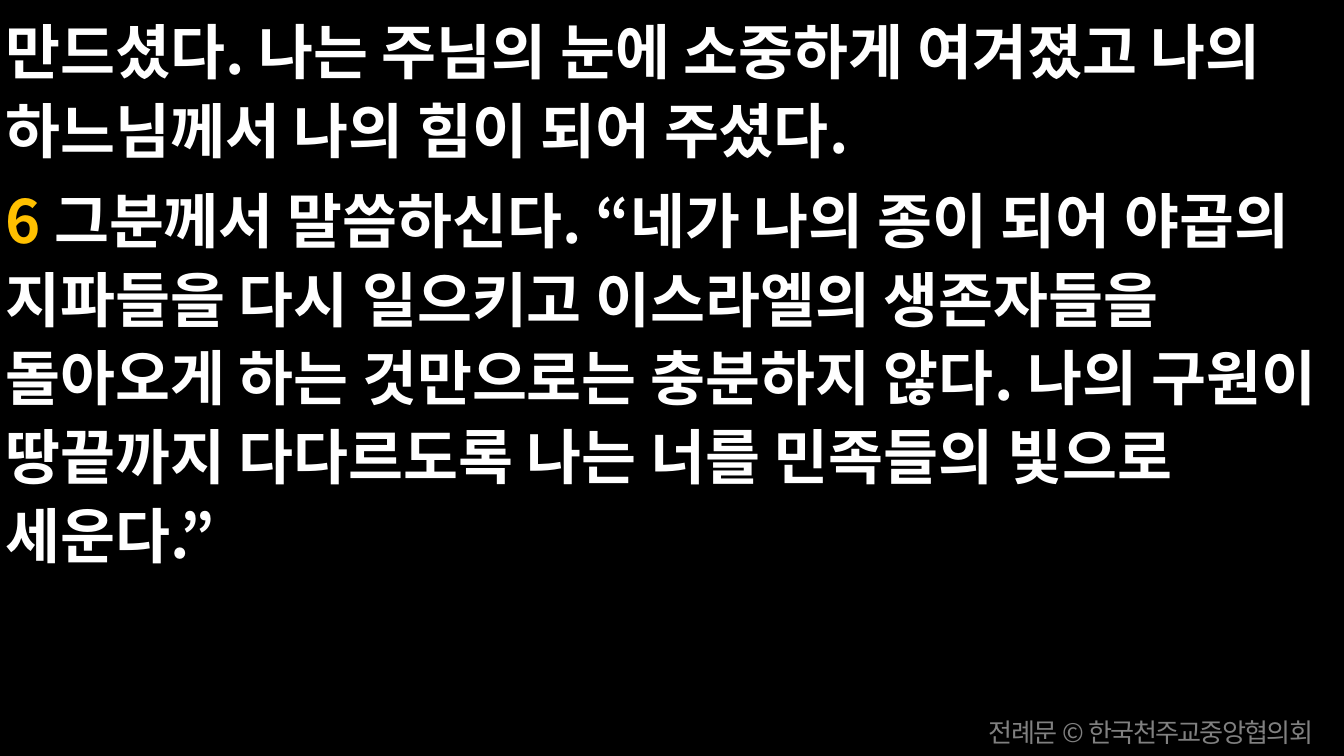
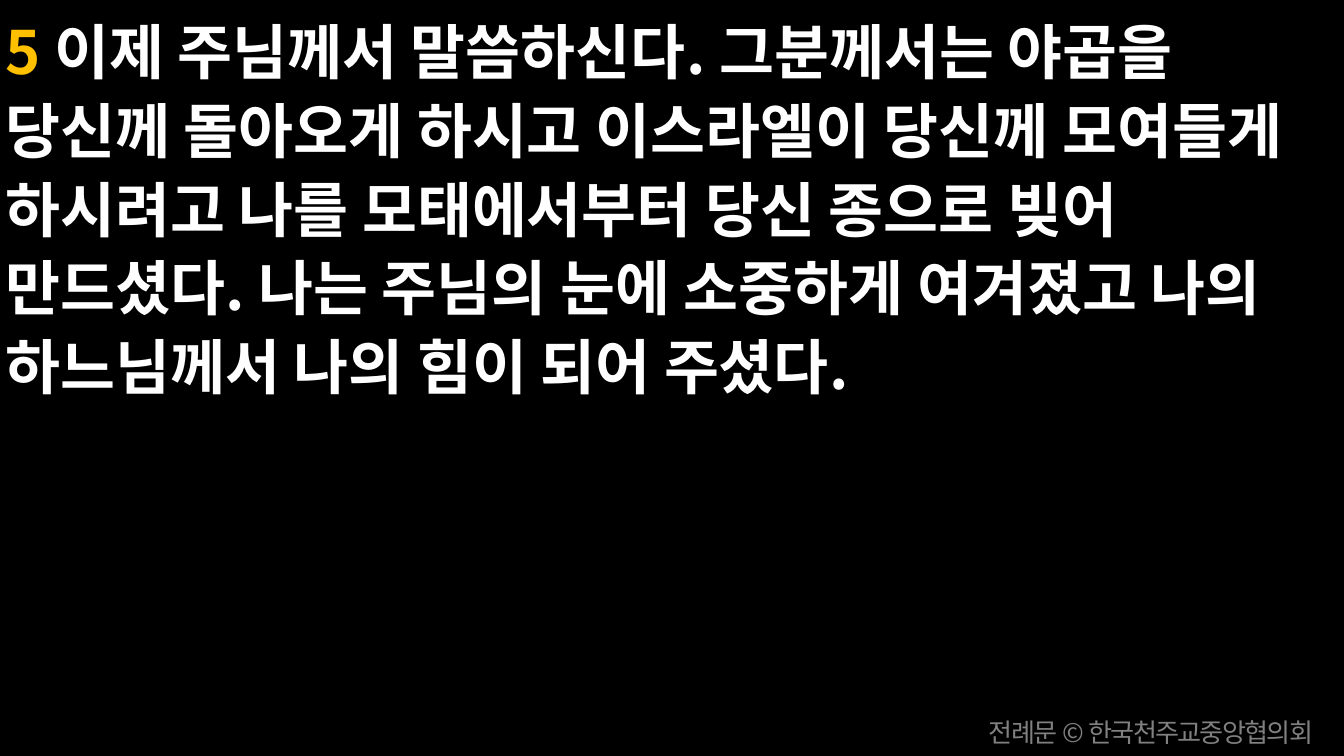
Before and after one commit to scottpark/missa_ppt, a slide deck: slide 21 of 20260624/20260624_성 요한 세례자 탄생 대축일.pptx. Drawn at 1344x756 pixels with LibreOffice and Linux fonts; fonts in the diff are those of the drawing. Boxes give left, top, right and bottom in pixels: in the first picture for what was removed or moved away, otherwise in the second. Text is boxed around its words. In the diff, an @@ line names an element or a change of style, - is before the commit and + after.

```diff
--- a/20260624/20260624_성 요한 세례자 탄생 대축일.pptx
+++ b/20260624/20260624_성 요한 세례자 탄생 대축일.pptx
@@ text at (5,24,1282,395): text changed @@
-만드셨다. 나는 주님의 눈에 소중하게 여겨졌고 나의 하느님께서 나의 힘이 되어 주셨다.
-6 그분께서 말씀하신다. “네가 나의 종이 되어 야곱의 지파들을 다시 일으키고 이스라엘의 생존자들을 돌아오게 하는 것만으로는 충분하지 않다. 나의 구원이 땅끝까지 다다르도록 나는 너를 민족들의 빛으로 세운다.”
+5 이제 주님께서 말씀하신다. 그분께서는 야곱을 당신께 돌아오게 하시고 이스라엘이 당신께 모여들게 하시려고 나를 모태에서부터 당신 종으로 빚어 만드셨다. 나는 주님의 눈에 소중하게 여겨졌고 나의 하느님께서 나의 힘이 되어 주셨다.
```
Also in this commit, not shown: 5 other slides changed, 9 other files.
